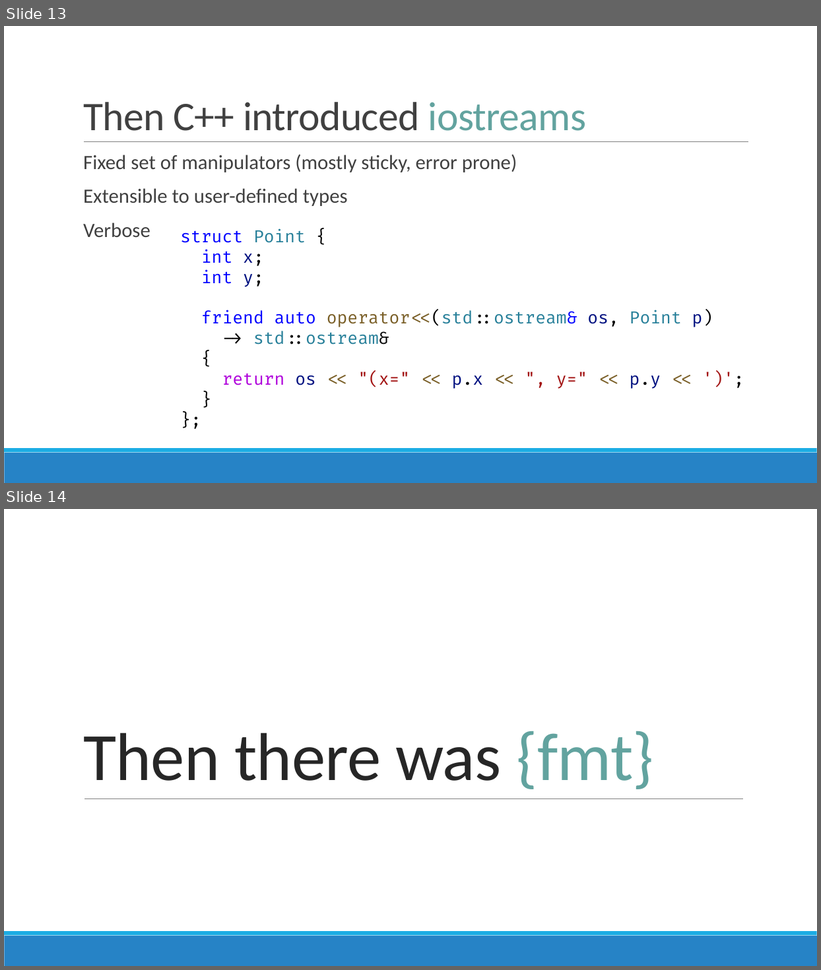
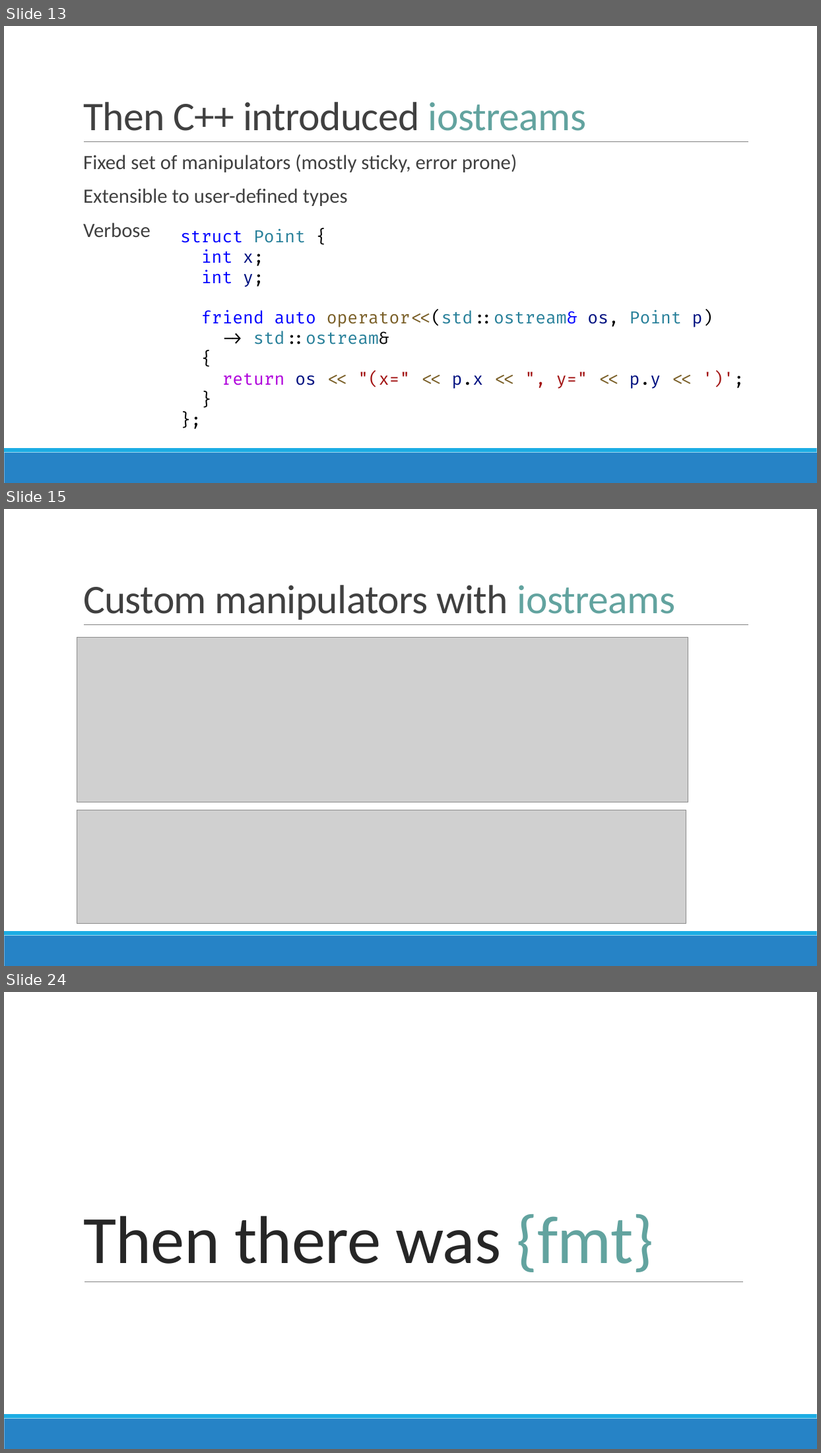
Before and after one commit to brevzin/cpp_proposals, a slide deck: talks/202209_cppcon/The Surprising Complexity of Formatting Ranges.pptx. Shown one above the other, each under a label of ours: slides 13 and 14 before the commit, slides 13, 15 and 24 after it; the slides between them are not shown. The pictures are 821x970 and 821x1453 pixels, drawn with LibreOffice and Linux fonts; fonts in the diff are those of the drawing; grey boxes stand for pictures. Boxes give left, top, right and bottom in pixels: in the first picture for what was removed or moved away, otherwise in the second. Text is boxed around its words. In the diff, an @@ line names an element or a change of style, - is before the commit and + after.

```diff
--- a/talks/202209_cppcon/The Surprising Complexity of Formatting Ranges.pptx
+++ b/talks/202209_cppcon/The Surprising Complexity of Formatting Ranges.pptx
@@ slide 15 added at (x1=4, y1=509, x2=817, y2=966), background #FFFFFF; not listed: 3 template elements that a slide beside it also shows @@
@@ title added at (x1=83, y1=585, x2=676, y2=620), 48 pt, text #404040 @@
+Custom manipulators with iostreams
@@ picture added at (x1=77, y1=638, x2=688, y2=803) @@
@@ picture added at (x1=77, y1=811, x2=686, y2=924) @@
@@ what was slide 14 is now slide 24 @@
```
Also in this commit, not shown: 3 slides changed, 10 other slides added.
